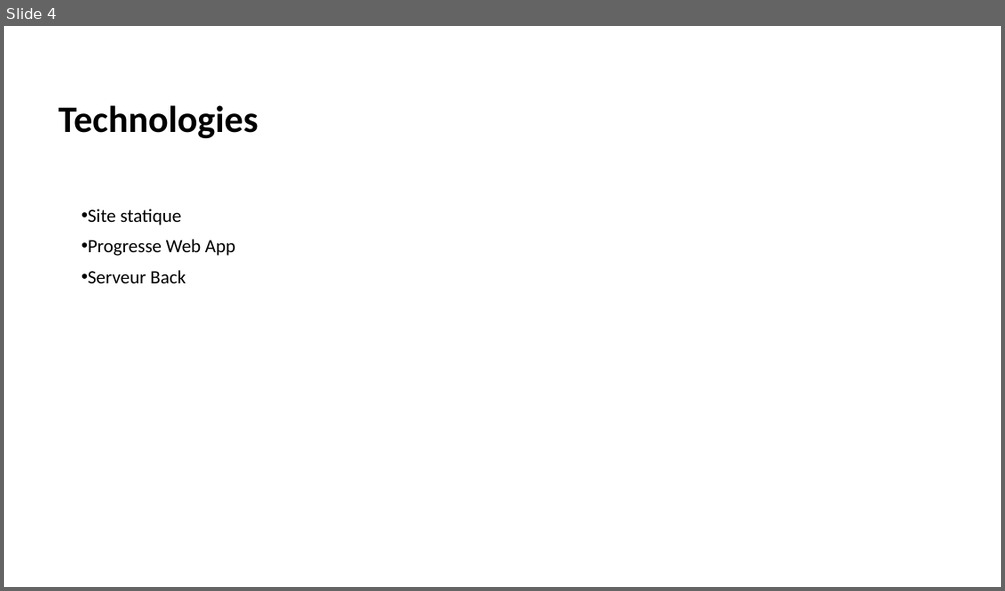
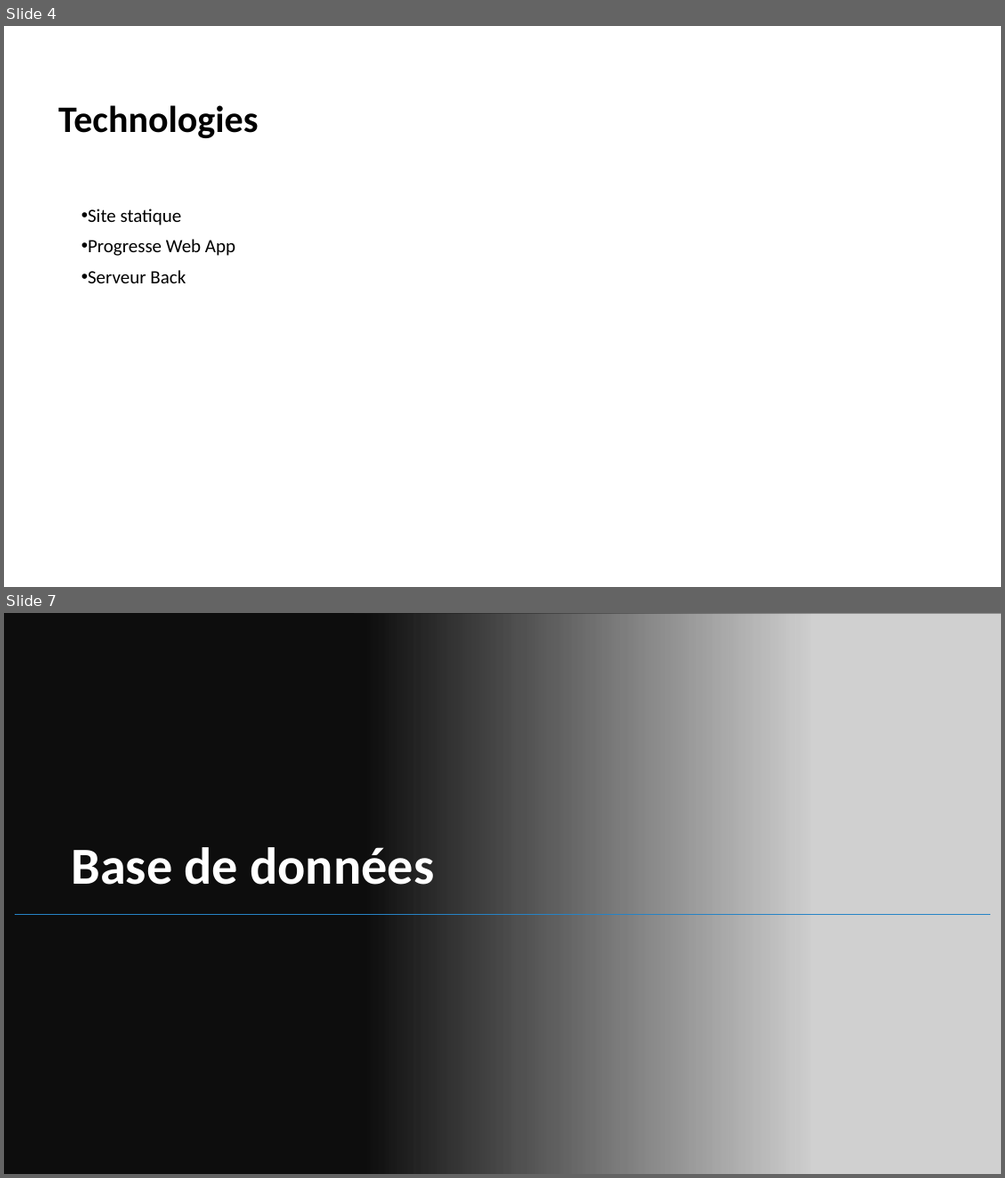
Before and after one commit to Mohamed13/CanIGoOut, a slide deck: Document/Powerpoint - Présentation finale.pptx. Shown one above the other, each under a label of ours: slide 4 before the commit, slides 4 and 7 after it; the slides between them are not shown. The pictures are 1005x591 and 1005x1178 pixels, drawn with LibreOffice and Linux fonts; fonts in the diff are those of the drawing; grey boxes stand for pictures; background and template pictures are left out. Boxes give left, top, right and bottom in pixels: in the first picture for what was removed or moved away, otherwise in the second. Text is boxed around its words. In the diff, an @@ line names an element or a change of style, - is before the commit and + after.

```diff
--- a/Document/Powerpoint - Présentation finale.pptx
+++ b/Document/Powerpoint - Présentation finale.pptx
@@ slide 7 added at <box>4,613,1001,1174</box>, background #FFFFFF @@
@@ rectangle added at <box>4,613,1001,1174</box>, fill #0D0D0D @@
@@ rectangle added at <box>4,613,1001,1174</box>, fill gradient #0D0D0D @@
@@ freeform shape added at <box>78,613,1001,1174</box>, outline #FFFFFF 2 pt @@
@@ picture added at <box>354,613,1001,1174</box> @@
@@ title added at <box>71,847,434,884</box>, 50 pt, text #FFFFFF, bold @@
+Base de données
@@ line added from (990, 915) to (15, 915), #2683C6 1 pt @@
```
Also in this commit, not shown: 6 other slides added.
